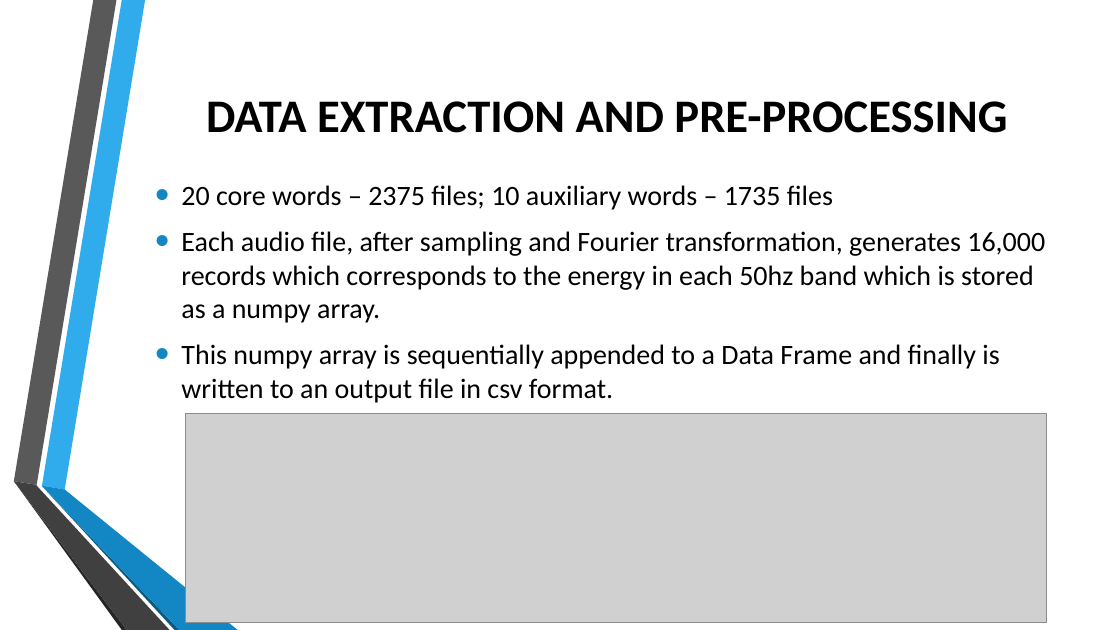
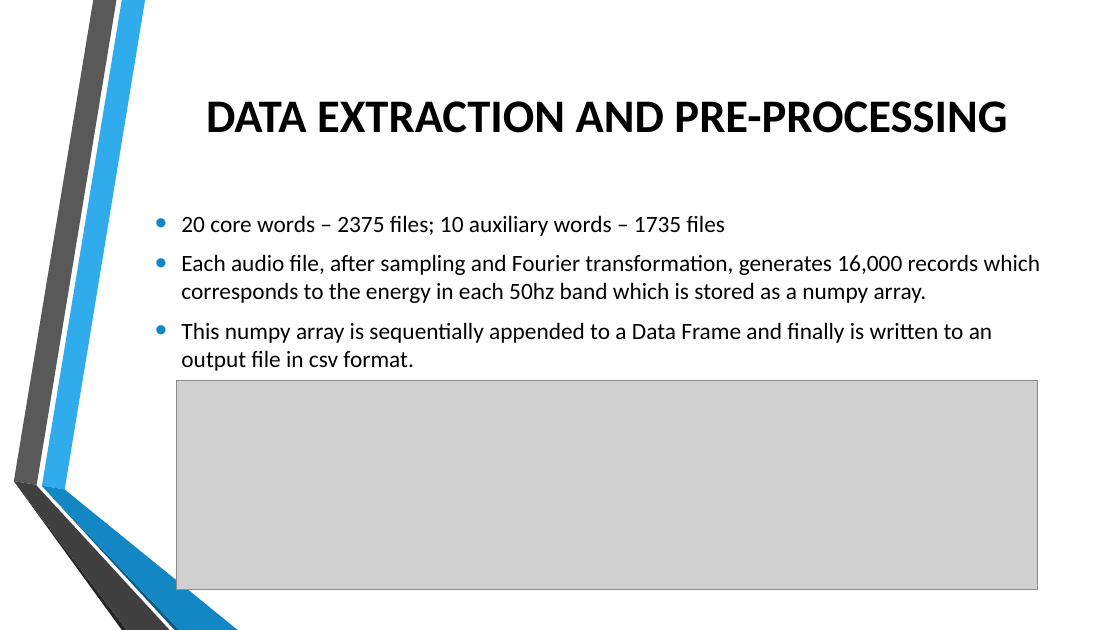
Before and after one commit to Rajalakshmi-santhakumar/GA_DataScience_Homework, a slide deck: slide 5 of Speech Recognition_First Draft.pptx. Drawn at 1120x630 pixels with LibreOffice and Linux fonts; fonts in the diff are those of the drawing; grey boxes stand for pictures; background and template pictures are left out. Boxes give left, top, right and bottom in pixels: in the first picture for what was removed or moved away, otherwise in the second. Text is boxed around its words. In the diff, an @@ line names an element or a change of style, - is before the commit and + after.

```diff
--- a/Speech Recognition_First Draft.pptx
+++ b/Speech Recognition_First Draft.pptx
@@ text "20 core words – 2375 ..." at [181,215,1040,371]: size 24 to 20 pt @@
@@ picture: place and size @@
-picture at [186,413,1046,623]
+picture at [177,381,1038,590]
```
Also in this commit, not shown: 1 other slide changed.
